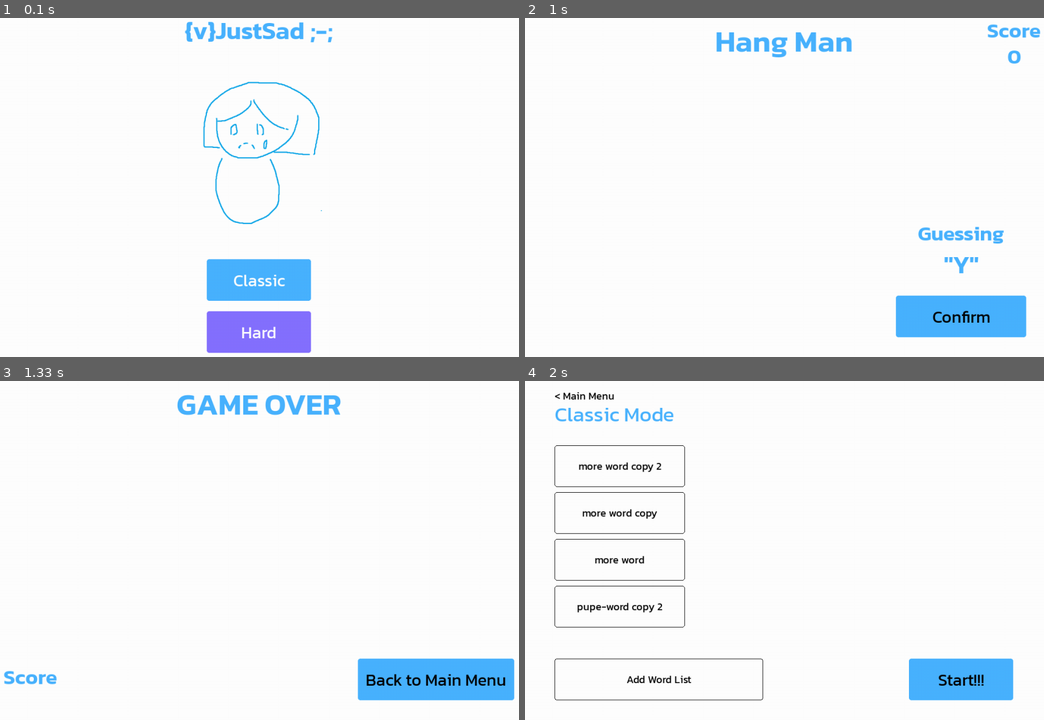
Above: before the commit, frames 1-4 (two rows, left to right).
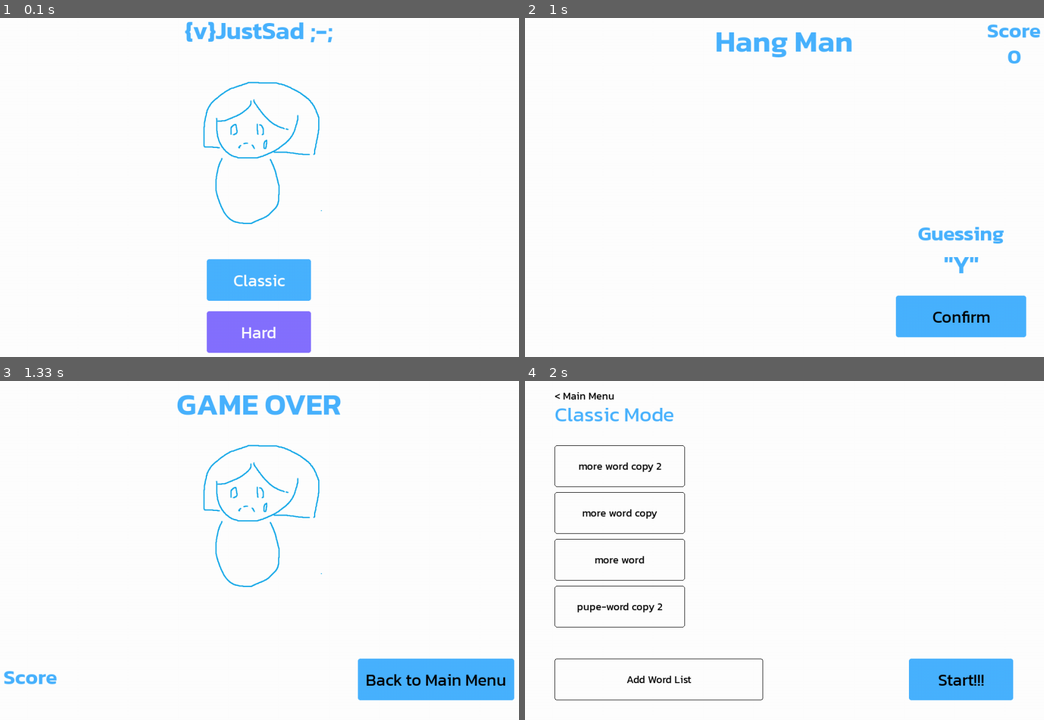
Above: after the commit, the same moments.

Repository: Wissanupong-Chanliem/WejustSad
Game: pygame game, started from src/main.py
Same seed, same stepped clock (60 frames per second), same inputs: the game is played once before the commit and once after it.
Inputs (mouse positions are in pixels of both pictures, inside the frame that each line leads up to):
- Up to frame 1 (0.1 s): no input
- Up to frame 2 (1 s): click "Classic" at 0.38 s; click "Start!!!" at 0.72 s
- Up to frame 3 (1.33 s): click "Confirm" at 1.05 s
- Up to frame 4 (2 s): click (992, 686) at 1.38 s; click "Classic" at 1.72 s

Frames 1-2 are identical in both runs. In frame 3, 0.9% of the frame differs, in the area x 39-63%, y 18-61%; in frame 4, nothing differs.

Commit message:
Change Score Position in GameOver Page

Diff:
--- a/src/main.py
+++ b/src/main.py
@@ -156,11 +156,19 @@
         self.title_text.render(self.screen_ref)
         self.menu_button.render(self.screen_ref)
         self.score.render(self.screen_ref)
+        self.screen_ref.blit(
+            self.resources.images["pupe-sad"],
+            (
+                self.screen_ref.get_rect().centerx - self.resources.images["pupe-sad"].get_rect().centerx,
+                100
+            ),
+        )
     def update(self, event: Event):
         if event.type == pygame.MOUSEBUTTONDOWN:
             # Classic Mode button is clicked
             if self.menu_button.button_rect.collidepoint(pygame.mouse.get_pos()):
                 self.redirect_to("MainMenu")
+
 
 
 class Game():
@@ -189,7 +197,8 @@
         })
         resources.add_images({
             "ijudge-mascot": pygame.image.load("static/images/ijudge-mascot.jpg"),
-            "pupe-sad": pygame.image.load("static/images/PupeSad.png")
+            "pupe-sad": pygame.image.load("static/images/PupeSad.png"),
+            "pupe-happy": pygame.image.load("static/images/HappyPupe.png")
         })
         return resources
 
